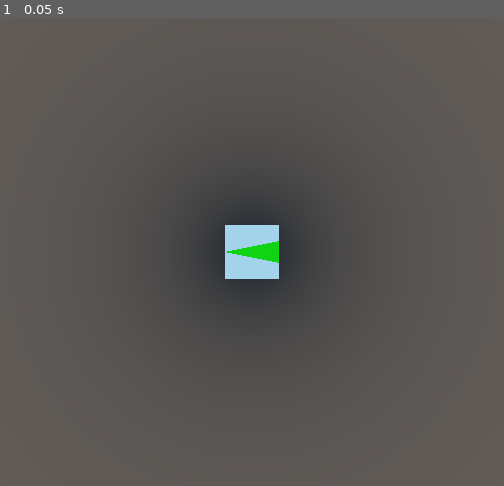
Above: before the commit, frame 1.
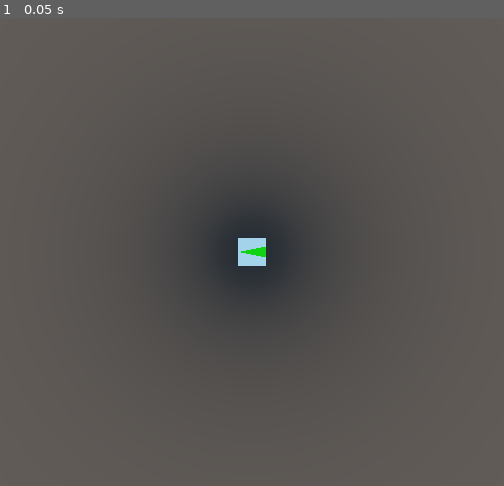
Above: after the commit, the same moment.

Repository: Di4ik3r/HowItEnds
Game: Godot game, scene res://scenes/simulation/bot/tests/TestBot.tscn
The game is run twice, just before and just after one commit, with the same random seed, the same clock (stepped at 60 frames per second) and the same inputs. This scene is started directly instead of the project's main scene.
Inputs:
- Up to frame 1 (0.05 s): no input

The runs differ from the first frame. In frame 1, 1.0% of the frame differs, in the area x 44-56%, y 44-56%.

Commit message:
0.5 size mesh

Diff:
--- a/scenes/simulation/bot/Bot.tscn
+++ b/scenes/simulation/bot/Bot.tscn
@@ -16,7 +16,7 @@
 script = ExtResource( 1 )
 
 [node name="MeshHolder" type="Spatial" parent="."]
-transform = Transform( 1, 0, 0, 0, 1, 0, 0, 0, 1, 0, 0.5, 0 )
+transform = Transform( 0.5, 0, 0, 0, 0.5, 0, 0, 0, 0.5, 0, 0.25, 0 )
 
 [node name="MeshInstance" type="MeshInstance" parent="MeshHolder"]
 mesh = SubResource( 1 )
